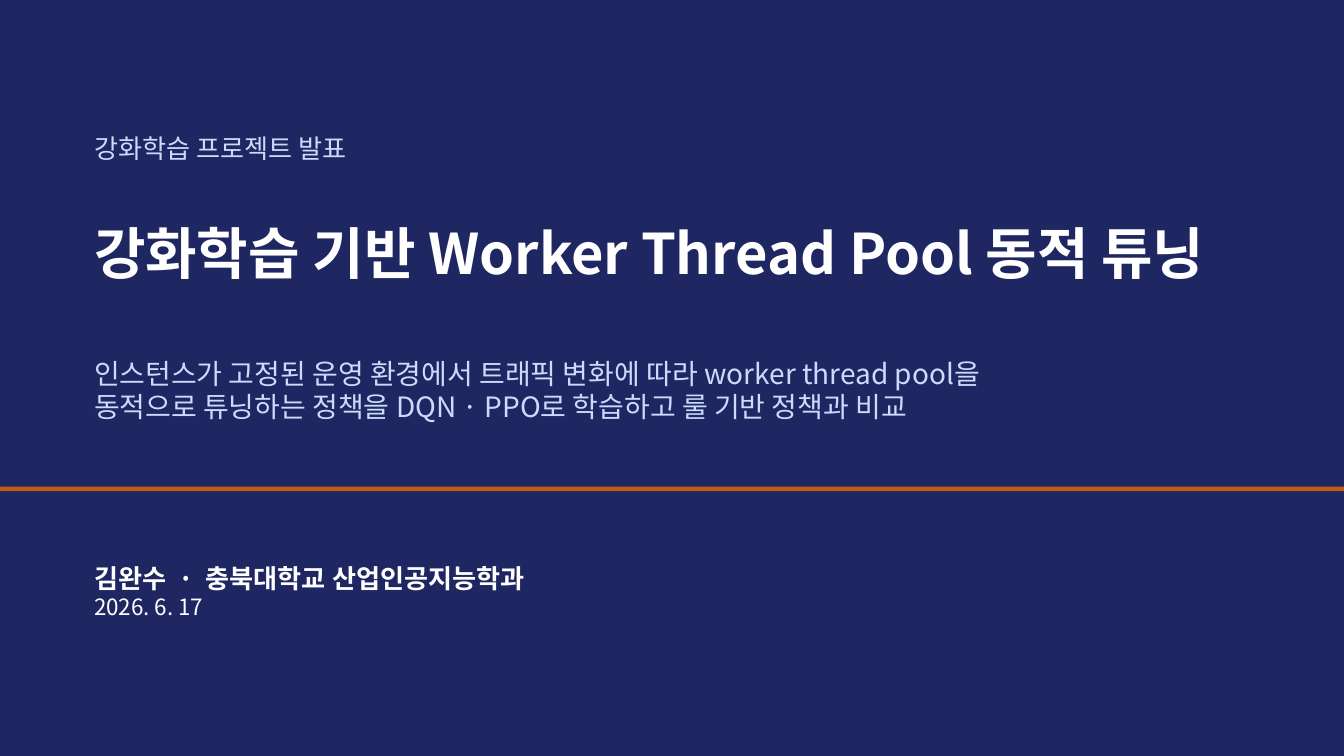
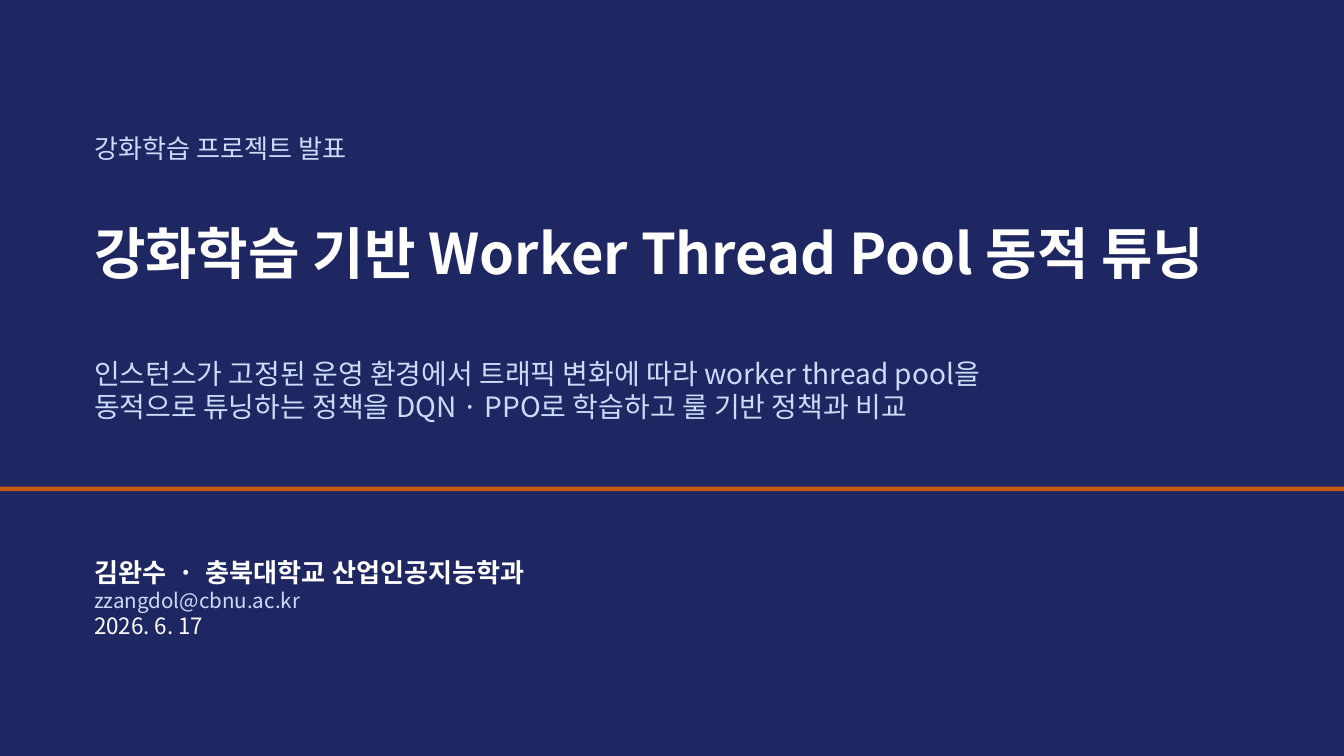
Before and after one commit to zzangdol1029/reinforce, a slide deck: slide 1 of autoscaling-rl/autoscaling_rl_발표.pptx. Drawn at 1344x756 pixels with LibreOffice and Linux fonts; fonts in the diff are those of the drawing. Boxes give left, top, right and bottom in pixels: in the first picture for what was removed or moved away, otherwise in the second. Text is boxed around its words. In the diff, an @@ line names an element or a change of style, - is before the commit and + after.

```diff
--- a/autoscaling-rl/autoscaling_rl_발표.pptx
+++ b/autoscaling-rl/autoscaling_rl_발표.pptx
@@ text at [94, 591, 300, 613]: paragraph added @@
+zzangdol@cbnu.ac.kr
```
Also in this commit, not shown: 26 other slides changed, 1 slide added, 3 other files.
